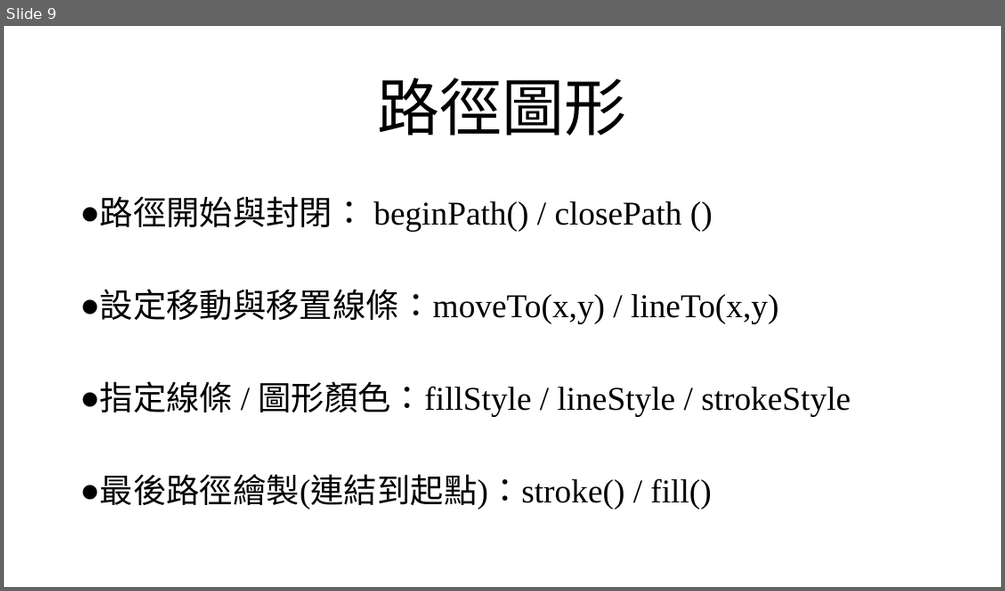
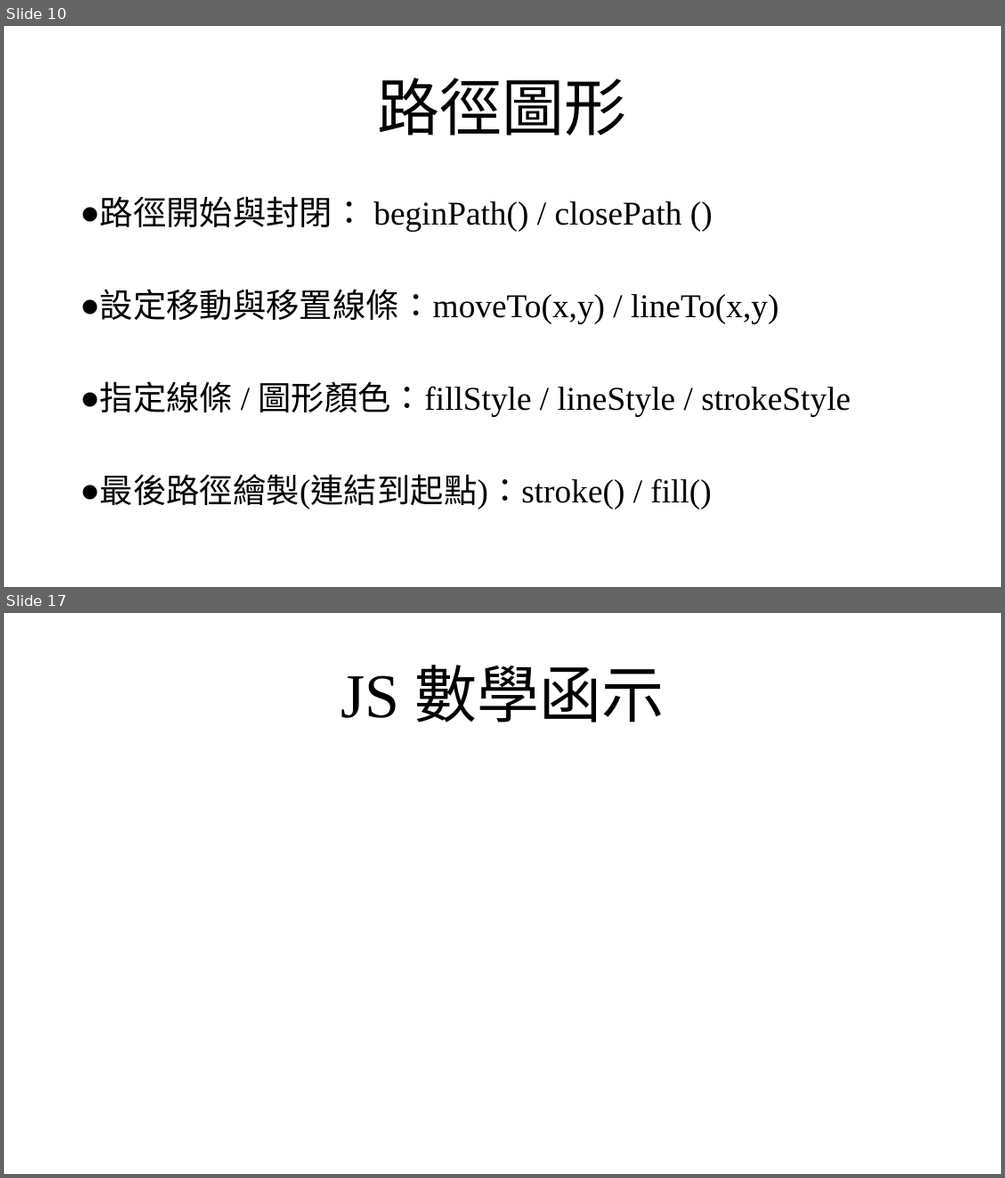
Before and after one commit to beenyan/RLSB, a slide deck: 俄羅斯方塊.pptx. Shown one above the other, each under a label of ours: slide 9 before the commit, slides 10 and 17 after it; the slides between them are not shown. The pictures are 1005x591 and 1005x1178 pixels, drawn with LibreOffice and Linux fonts; fonts in the diff are those of the drawing; background and template pictures are left out. Boxes give left, top, right and bottom in pixels: in the first picture for what was removed or moved away, otherwise in the second. Text is boxed around its words. In the diff, an @@ line names an element or a change of style, - is before the commit and + after.

```diff
--- a/俄羅斯方塊.pptx
+++ b/俄羅斯方塊.pptx
@@ slide 17 added at box(4, 613, 1001, 1174), background picture (left out) @@
@@ title added at box(340, 665, 664, 722), 60 pt, text #000000 @@
+JS 數學函示
@@ what was slide 9 is now slide 10 @@
```
Also in this commit, not shown: 6 slides changed, 7 other slides added, 4 slides removed, 3 other files.
